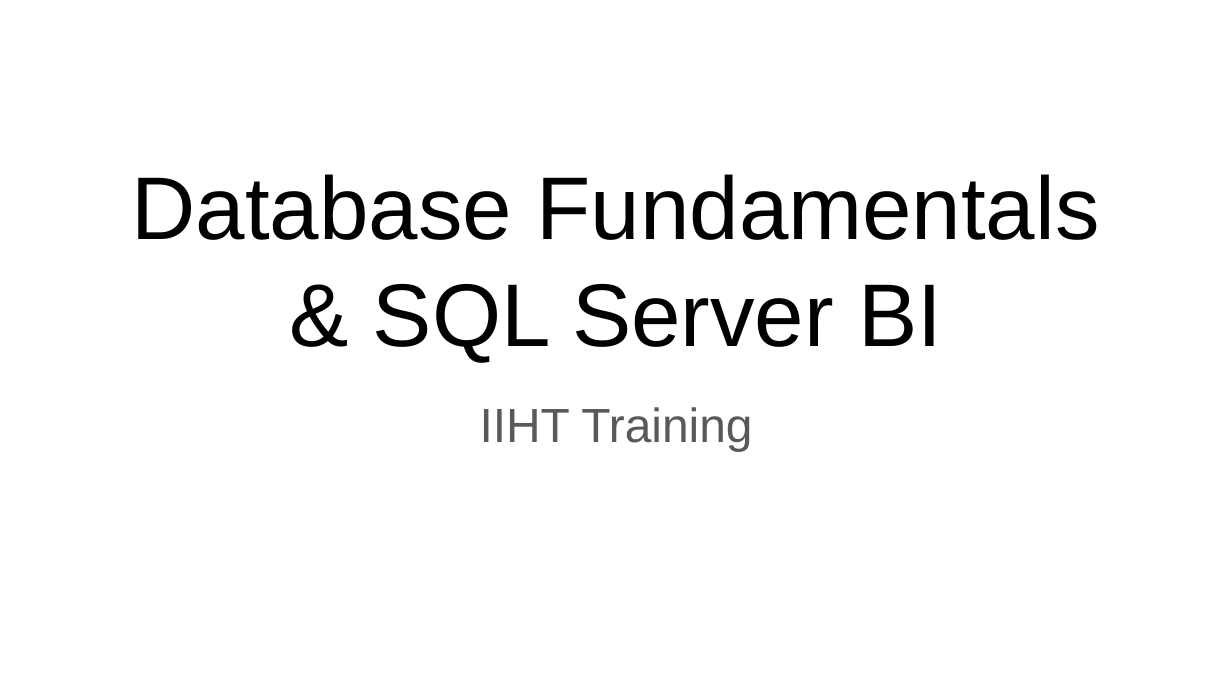
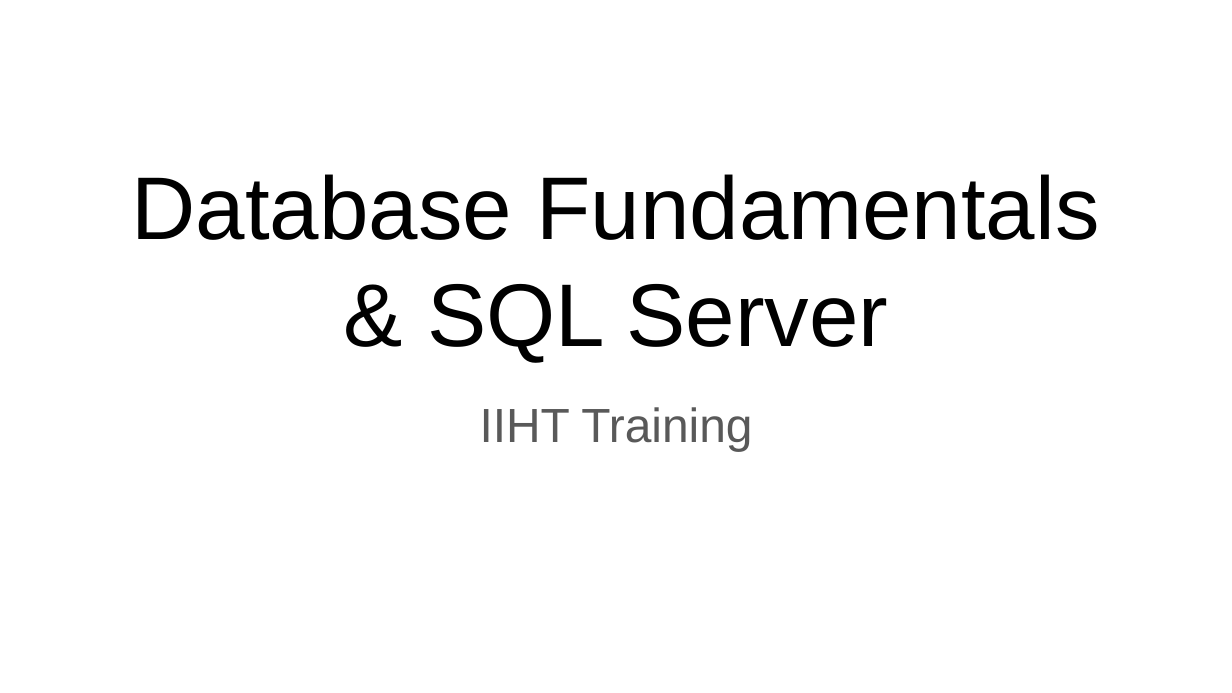
Before and after one commit to imcuteani/Azure_Databricks_Training_Feb, a slide deck: slide 1 of Slides/Database Fundamentals/Big Data Azure Training-Database_Fundamentals.pptx. Drawn at 1232x693 pixels with LibreOffice and Linux fonts; fonts in the diff are those of the drawing. Boxes give left, top, right and bottom in pixels: in the first picture for what was removed or moved away, otherwise in the second. Text is boxed around its words. In the diff, an @@ line names an element or a change of style, - is before the commit and + after.

```diff
--- a/Slides/Database Fundamentals/Big Data Azure Training-Database_Fundamentals.pptx
+++ b/Slides/Database Fundamentals/Big Data Azure Training-Database_Fundamentals.pptx
@@ title at (427, 284, 888, 362): text changed @@
-& SQL Server BI
+& SQL Server
```
Also in this commit, not shown: 1 slide removed, 8 other files.
